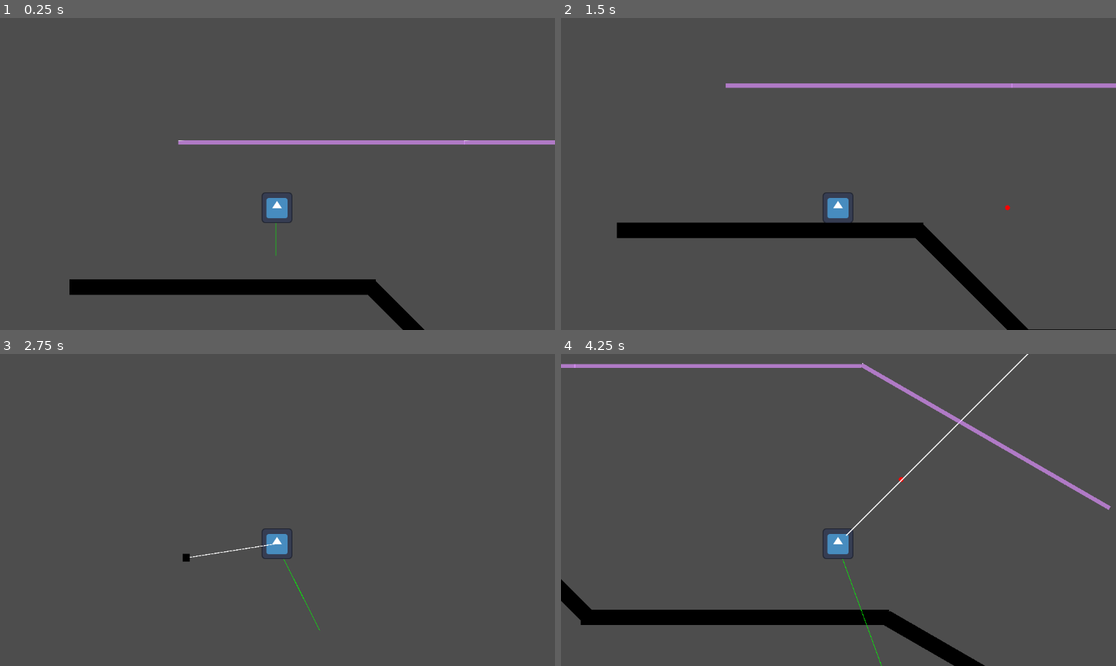
Above: before the commit, frames 1-4 (two rows, left to right).
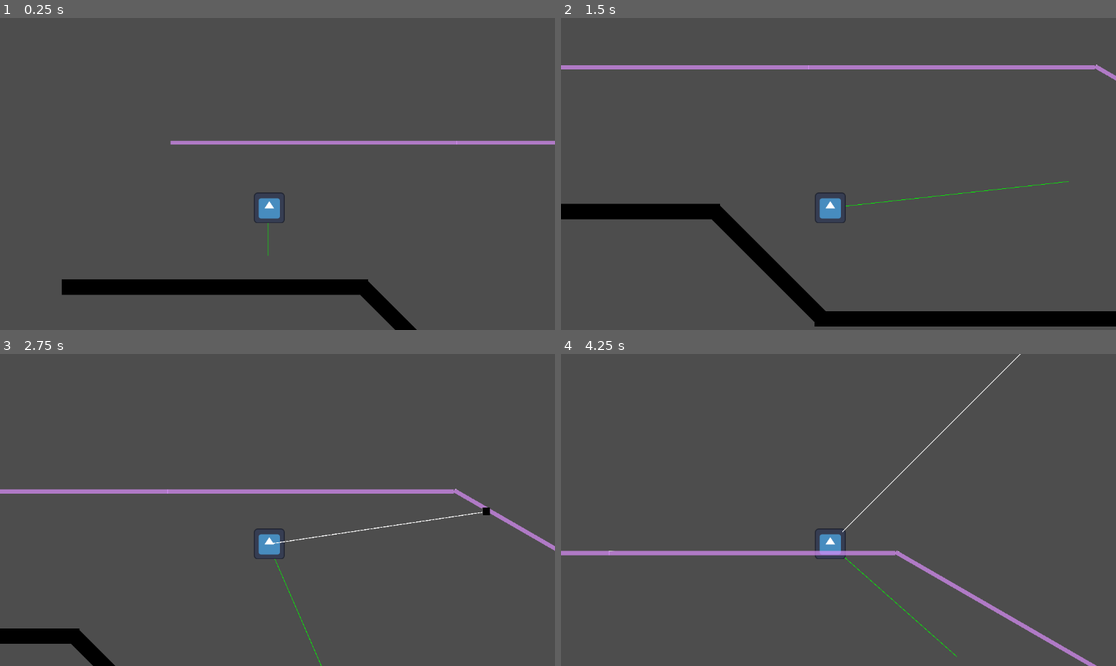
Above: after the commit, the same moments.

Repository: alanmathiasen/hook-godot
Game: Godot game, scene res://scenes/level.tscn
Same seed, same stepped clock (60 frames per second), same inputs: the game is played once before the commit and once after it. The engine's default icon, where the game draws it, is replaced by a stand-in: a white triangle on a blue panel in a dark square.
Inputs:
- Up to frame 1 (0.25 s): no input
- Up to frame 2 (1.5 s): hold Ctrl (hook) 0.53-1.28 s; hold Right (ui_right) from 0.53 s (still down); tap Up (ui_up) at 0.77 s; tap Ctrl (hook) at 1.35 s
- Up to frame 3 (2.75 s): tap Up (ui_up) at 1.52 s; release Right (ui_right) at 2.03 s; hold Left (ui_left) from 2.03 s (still down); hold Ctrl (hook) from 2.03 s (still down)
- Up to frame 4 (4.25 s): release Left (ui_left) at 2.78 s; release Ctrl (hook) at 2.78 s; hold Right (ui_right) from 2.78 s (still down); tap Ctrl (hook) at 2.85 s; tap Up (ui_up) at 3.02, 3.77 s; hold Ctrl (hook) from 3.53 s (still down)

The runs differ from the first frame. In frame 1, 1.0% of the frame differs, in the area x 11-100%, y 39-100%; in frame 2, 12%, in the area x 0-100%, y 14-100%; in frame 3, 3.1%; in frame 4, 7.6%.
Error before the commit: Invalid operands 'Vector2' and 'Nil' in operator '*'. (res://scenes/character.gd:115)

Commit message:
now it works!

Diff:
--- a/project.godot
+++ b/project.godot
@@ -12,7 +12,7 @@
 
 config/name="test"
 run/main_scene="res://scenes/level.tscn"
-config/features=PackedStringArray("4.2", "Forward Plus")
+config/features=PackedStringArray("4.1", "Forward Plus")
 config/icon="res://icon.svg"
 
 [input]
--- a/scenes/Hook.gd
+++ b/scenes/Hook.gd
@@ -7,7 +7,7 @@
 signal hook_just_released
 
 
-const HOOK_SPEED = 2000.0
+const HOOK_SPEED = 3000.0
 const HOOK_DIRECTION_RIGHT = Vector2(1, -1)
 const HOOK_DIRECTION_LEFT = Vector2(-1, -1)
 const HOOK_COLLISION_LAYER = 2
--- a/scenes/character.gd
+++ b/scenes/character.gd
@@ -6,25 +6,20 @@
 const GRAVITY := 800
 const JUMP_FORCE = -600
 const BREAK_SPEED = 500
-const SWING_SPEED = 10
+const SWING_SPEED = 2
+
 var facing_direction := 1
-var swing_velocity := 0.0
-
+var angular_acceleration := 0.0
+var angular_velocity = 0.0
+var initial_speed := 0.0
 var angle_to_hook
 var distance_to_hook
-
-var angular_velocity := 0.0
-var angular_acceleration := 0.0
-var linear_velocity := 0.0
 
 var velocity_arrow = Vector2.ZERO
 
 @onready var hook = $Hook
 
 func _physics_process(delta):
-
-	# print('hook to character: ', rad_to_deg(hook.get_angle_to(self.global_position)))
-	# print('character to hook: ', rad_to_deg(self.get_angle_to(hook.global_position)))
 	handle_movement(delta)
 	handle_hook(delta)
 
@@ -51,68 +46,41 @@
 
 
 func handle_hook(delta):
-	if(hook.state == HookStates.HOOKED):
-		#add_angular_velocity(facing_direction * 0.1)
-		linear_velocity = angular_velocity * distance_to_hook
+	if hook.state == HookStates.HOOKED:
 		process_velocity(delta)
 
 
 func process_velocity(delta:float)->void:
-	# print('angle to hook ', rad_to_deg(angle_to_hook))
-	# print('sin ',sin(angle_to_hook))
-	angular_acceleration = ((-GRAVITY*delta) / distance_to_hook) * sin(angle_to_hook)
-	# print(angular_acceleration)
-
-	if facing_direction == 1:
-		angular_velocity += angular_acceleration
-	else:
-		angular_velocity -= angular_acceleration
-
-	angle_to_hook += deg_to_rad(angular_velocity)
-	# print(rad_to_deg(angle_to_hook))
-	# print(rad_to_deg(angle_to_hook))
-	# print('hook.global_position ', hook.global_position)
-	# print('el resto ', Vector2(distance_to_hook * cos(angle_to_hook), distance_to_hook * sin(angle_to_hook)))
-	self.global_position = hook.global_position - Vector2(distance_to_hook * sin(angle_to_hook), distance_to_hook * cos(angle_to_hook))
-
-
-func add_angular_velocity(force:float)->void:
-	angular_velocity += force
-
+	angular_acceleration = ((GRAVITY * delta) / distance_to_hook) * -facing_direction
+	angle_to_hook -= (angular_acceleration * delta + initial_speed) * delta * SWING_SPEED
+	var new_pos = hook.global_position + Vector2(distance_to_hook * cos(angle_to_hook), distance_to_hook * sin(angle_to_hook))
+	var old_pos = self.global_position
+	self.global_position = new_pos
+	angular_velocity = (self.global_position - old_pos) / delta
 
 
 func _on_hook_body_entered(_body):
 	distance_to_hook = self.global_position.distance_to(hook.global_position)
 	if facing_direction == 1:
 		angle_to_hook = hook.get_angle_to(self.global_position)
-		print('135-->', rad_to_deg(angle_to_hook))
 	else:
-		angle_to_hook = self.get_angle_to(hook.global_position)
-		print('45-->', rad_to_deg(angle_to_hook))
-
-	angular_velocity = vel_to_ang(self.velocity, distance_to_hook)
+		angle_to_hook = hook.get_angle_to(self.global_position)
+	initial_speed = vel_to_ang(velocity, distance_to_hook)
 
 
 func _on_hook_just_released():
-	var release_speed = linear_velocity
-	velocity.x = -release_speed * cos(angle_to_hook) * 1.2
-	velocity.y = release_speed * sin(angle_to_hook)
-	# velocity.x -= linear_velocity * cos(angle_to_hook)
-	# velocity.y += linear_velocity * sin(angle_to_hook)
-	# Adjust the y component of the velocity
+	velocity += angular_velocity
 	var adjustment_factor = (1 / abs(velocity.y - 1) + 1) * 2
 	velocity.y /= adjustment_factor
-	# print('angular velocity', angular_velocity)
-	angular_velocity = 0.0
-	# print('velocity', velocity)
+
 
 func _draw():
 	# draw_line(Vector2.ZERO, linear_velocity, Color.RED, 2.0)
 	draw_line(Vector2.ZERO, velocity, Color.GREEN, 2.0)
-
-	var xPos = cos(self.get_angle_to(hook.global_position))
-	var yPos = sin(self.get_angle_to(hook.global_position))
-	draw_circle(Vector2(xPos, yPos) * distance_to_hook, 10, Color.RED)
+	# draw_circle(hook.global_position, 10, Color.RED)
+	# var xPos = cos(self.get_angle_to(hook.global_position))
+	# var yPos = sin(self.get_angle_to(hook.global_position))
+	# draw_circle(Vector2(xPos, yPos) * distance_to_hook, 10, Color.RED)
 
 func vel_to_ang(vel: Vector2, radius: float) -> float:
 		if radius == 0:
--- a/scenes/level.tscn
+++ b/scenes/level.tscn
@@ -29,7 +29,7 @@
 position = Vector2(377, 271)
 
 [node name="Camera2D" type="Camera2D" parent="Character"]
-position = Vector2(6, 0)
+position = Vector2(38, -1)
 offset = Vector2(0, -140)
 zoom = Vector2(0.5, 0.5)
 limit_smoothed = true
